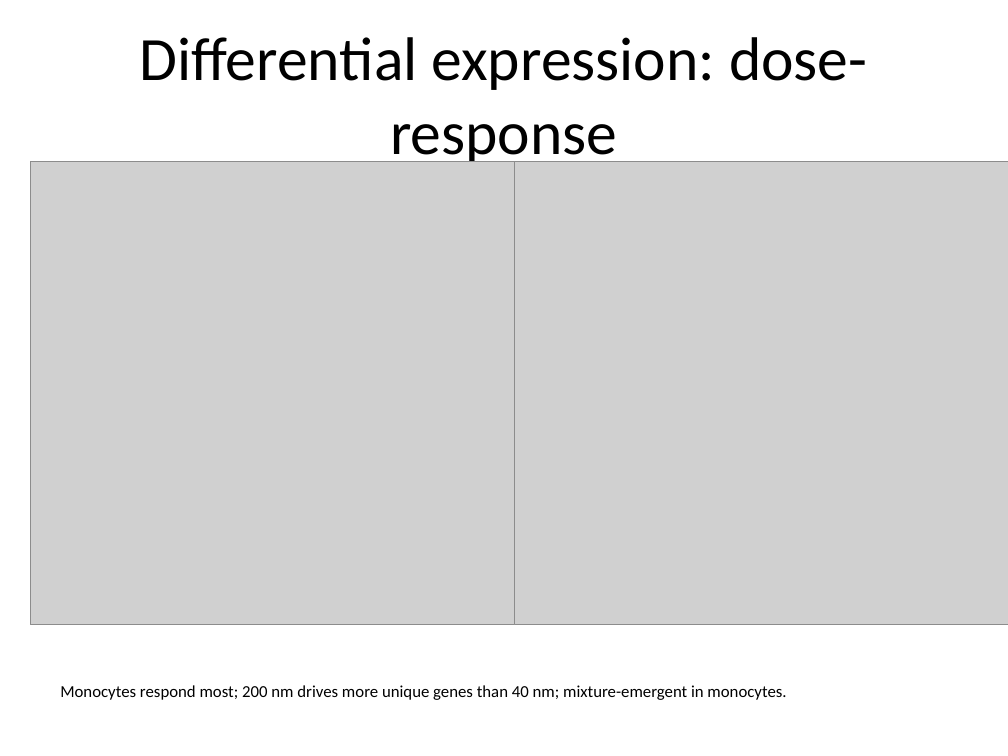
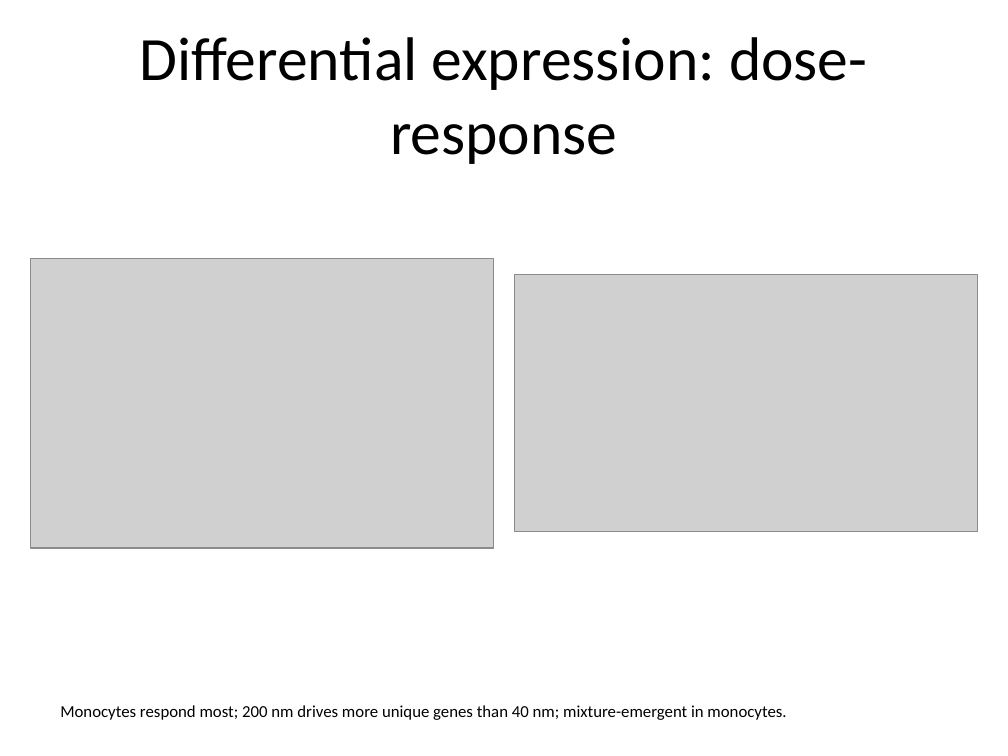
Before and after one commit to MegatronJeremy/ANOA-ANO, a slide deck: slide 8 of results/slides/GI_nanoplastic.pptx. Drawn at 1008x756 pixels with LibreOffice and Linux fonts; fonts in the diff are those of the drawing; grey boxes stand for pictures. Boxes give left, top, right and bottom in pixels: in the first picture for what was removed or moved away, otherwise in the second. Text is boxed around its words. In the diff, an @@ line names an element or a change of style, - is before the commit and + after.

Commit message:
fix: slide figures no longer overflow / overlap
_figure_slide sized pictures by height only, so landscape figures (violin
strips 3.75:1, mixture-additivity 5:1) rendered far wider than the slide and
spilled off the edge / overlapped in the two-up layout -- all 12 deck figures
overflowed.

New _place_fit scales each image to FIT its box by whichever dimension binds
(width or height), preserving aspect ratio, and centres it. Verified: 0
pictures exceed the 10x7.5in slide bounds. Deck rebuilt from the current
results/full/figures/ (also fixes the stale-figures issue).

```diff
--- a/results/slides/GI_nanoplastic.pptx
+++ b/results/slides/GI_nanoplastic.pptx
@@ picture: place and size @@
-picture at bbox=[30, 161, 772, 625]
+picture at bbox=[30, 258, 494, 547]
@@ picture: place and size @@
-picture at bbox=[514, 161, 1008, 625]
+picture at bbox=[514, 274, 978, 532]
@@ text "Monocytes respond most; 200 nm ...": place and size @@
-text "Monocytes respond most; 200 nm ..." at bbox=[60, 685, 786, 700]
+text "Monocytes respond most; 200 nm ..." at bbox=[60, 705, 786, 720]
```
Also in this commit, not shown: 5 other slides changed, 1 other file.
